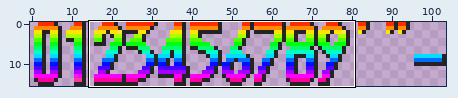
Edited in one commit: sprite sheet (sprites/menu/challenges/Sonic3D_digits_tall_rainbow.png). Above, an overview of the earlier version with the close-up marked.
Close-up. Before the commit:
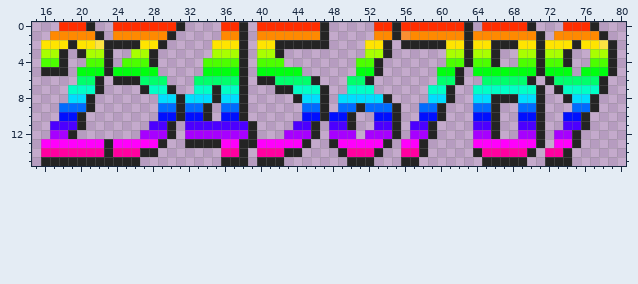
The file is 104x16 pixels. Colours within 5 levels of each other are drawn and written as one. Shown: x 15..80, y 0..15. The commit also changed other parts of the picture, which this record leaves out.
The result:
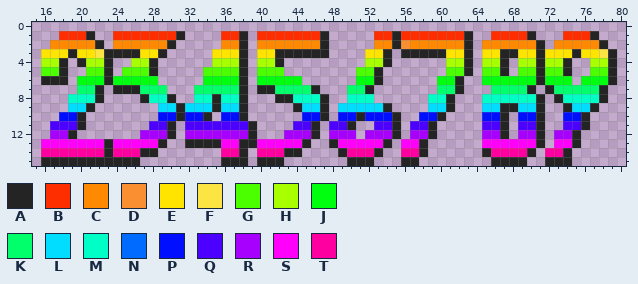
Palette (. is transparent): A #242424  B #ff2e00  C #ff8900  D #f98f31  E #ffe400  F #fce442  G #4cff00  H #a8ff00  J #00ff0f  K #00ff6b  L #00ddff  M #00ffc6  N #006bff  P #000fff  Q #4c00ff  R #a700ff  S #ff00fb  T #ff00a0
The edit:
Changed rows in their new state; - is an unchanged pixel.
first column x 16:
 0 --....--........----...-........-----...........-......---....--
 1 -.BBBA.-BBBBBBBA----BB--BBBBBBB------BB-BBBBBBB-..BBBBA.-.BBBA.-
 2 .CCCCCA.CCCCCCA----.CC--CCCCCCC-----.CCADCCCCCC-.CCCCCC-.CCCCCA.
 3 EEEAEEF-AAAEEA-----EEE--EE-AAAAA----EE--AAAAAEE-.EEAAEE-EEEAEEF-
 4 HH--AHH--.HH------.HHH--HHA--------.HHA------HH-.HHA-HH-HH---HH-
 5 GG--.GG-.GGGA-----GGGG--GGG..------GG-------.GGA.GGA.GG-GGA-.GG-
 6 AAA-JJJAJJJJJ.---.JJJJ--JJJJJ..---.JJA------JJ---JJJJJJAJJJ.JJJA
 7 ---.KK--AAAKKK.--KKKKK--AAKKKKA.--KKA------.KKA-..KKKKA.AKKKKK--
 8 ---MMMA----AMMA..MM-MM----AAMMM--.MMM..----MM---.MMMMMM--AMMMMA-
 9 --.LL--------LL-LLLALL------ALL--LLLLLA.--.LLA--.LLAALL---ALL---
10 --------------------------------.-PAP-----------.-PA------------
11 ------------------------------------------------.-QA------------
12 ------------------------------------------------.-RA------------
13 ------------------------------------------------.---------------
14 ------------------------------------------------.A--------------
15 -------------------------------------------------.--------------
